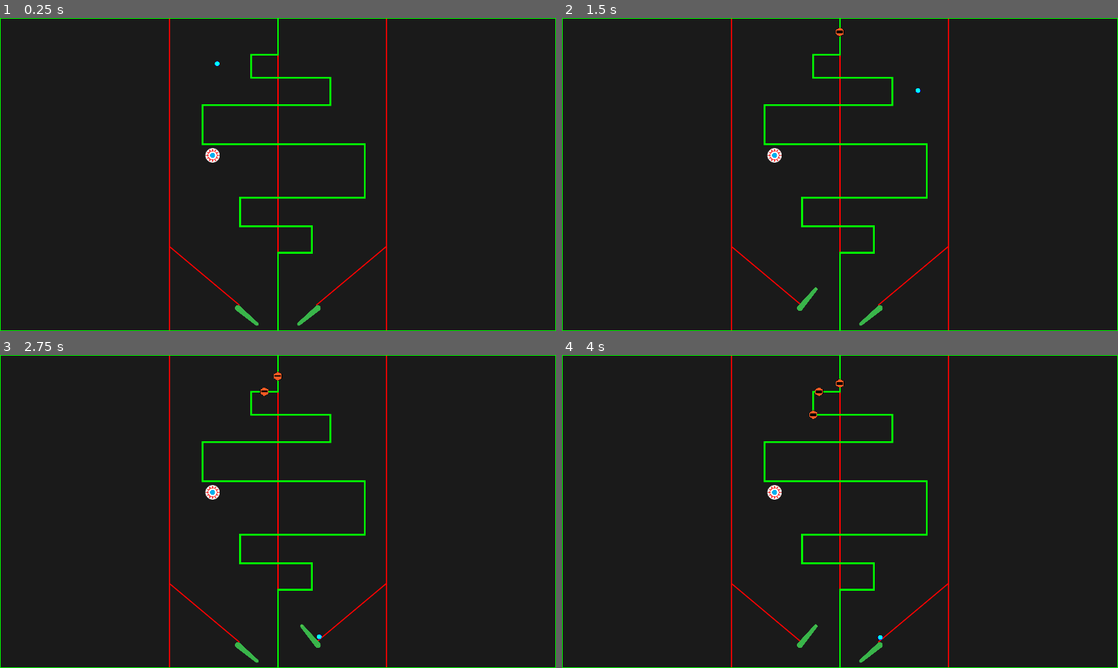
Above: before the commit, frames 1-4 (two rows, left to right).
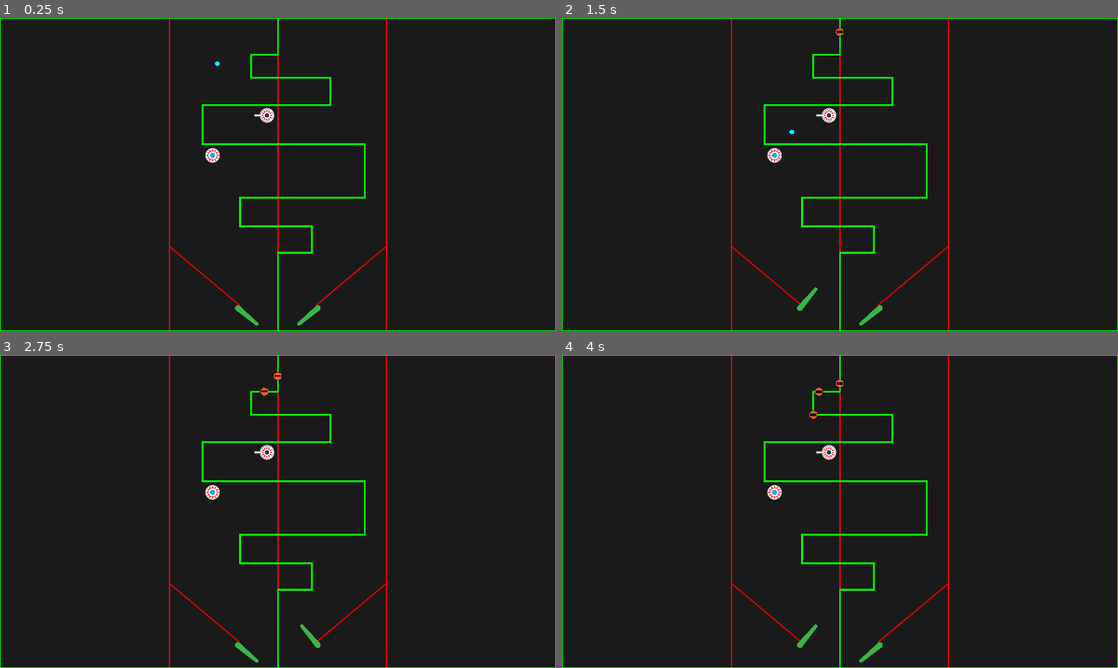
Above: after the commit, the same moments.

Repository: cxhuy/ptd
Game: Godot game, scene res://scenes/game.tscn
The game is run twice, just before and just after one commit, with the same random seed, the same clock (stepped at 60 frames per second) and the same inputs.
Inputs:
- Up to frame 1 (0.25 s): no input
- Up to frame 2 (1.5 s): tap Enter at 0.5 s; hold / (rightFlip) 0.53-1.28 s; hold Z (leftFlip) from 1.28 s (still down)
- Up to frame 3 (2.75 s): tap Space at 2 s; release Z (leftFlip) at 2.03 s; hold / (rightFlip) from 2.03 s (still down)
- Up to frame 4 (4 s): release / (rightFlip) at 3.53 s; hold Z (leftFlip) from 3.53 s (still down)

The runs differ from the first frame. In frame 1, 0.1% of the frame differs, in the area x 45-50%, y 28-34%; in frame 2, 0.1%, in the area x 40-65%, y 22-38%; in frame 3, 0.1%; in frame 4, 0.1%.

Commit message:
feat: add tower scene

Diff:
--- a/scenes/game.tscn
+++ b/scenes/game.tscn
@@ -7,6 +7,7 @@
 [ext_resource type="PackedScene" uid="uid://bhfj71qo8alo3" path="res://scenes/flipper/leftFlipper.tscn" id="3_mqu62"]
 [ext_resource type="PackedScene" uid="uid://blwg2kwssqdvp" path="res://scenes/environment/bumper.tscn" id="5_l2te3"]
 [ext_resource type="Script" path="res://scripts/enemy/enemySpawn.gd" id="6_ceuvg"]
+[ext_resource type="PackedScene" uid="uid://dmdvm8jdx2sl3" path="res://scenes/tower/tower.tscn" id="8_vrbsv"]
 
 [sub_resource type="PhysicsMaterial" id="PhysicsMaterial_u6bn6"]
 bounce = 0.1
@@ -86,4 +87,7 @@
 [node name="SpawnTimer" type="Timer" parent="Enemies"]
 autostart = true
 
+[node name="Tower" parent="." instance=ExtResource("8_vrbsv")]
+position = Vector2(922, 336)
+
 [connection signal="timeout" from="Enemies/SpawnTimer" to="Enemies" method="_on_spawn_timer_timeout"]
--- /dev/null
+++ b/scenes/tower/tower.tscn
@@ -0,0 +1,35 @@
+[gd_scene load_steps=6 format=3 uid="uid://dmdvm8jdx2sl3"]
+
+[ext_resource type="Texture2D" uid="uid://vv8dx6nj4b75" path="res://sprites/towers/basic_tower/base.svg" id="1_04dyi"]
+[ext_resource type="Texture2D" uid="uid://dg8tvkyrmwqix" path="res://sprites/towers/basic_tower/barrel.svg" id="2_md3l5"]
+[ext_resource type="Texture2D" uid="uid://b25lkiwisn31" path="res://sprites/towers/basic_tower/turret.svg" id="3_1b80j"]
+[ext_resource type="Texture2D" uid="uid://iu5snjhufk02" path="res://sprites/towers/basic_tower/default.svg" id="4_six8w"]
+
+[sub_resource type="CircleShape2D" id="CircleShape2D_8gnok"]
+radius = 25.0
+
+[node name="Tower" type="Node2D"]
+
+[node name="Base" type="RigidBody2D" parent="."]
+freeze = true
+freeze_mode = 1
+
+[node name="BaseSprite" type="Sprite2D" parent="Base"]
+scale = Vector2(0.2, 0.2)
+texture = ExtResource("1_04dyi")
+
+[node name="BaseCollision" type="CollisionShape2D" parent="Base"]
+shape = SubResource("CircleShape2D_8gnok")
+
+[node name="BarrelSprite" type="Sprite2D" parent="."]
+position = Vector2(-32, 0)
+scale = Vector2(0.2, 0.2)
+texture = ExtResource("2_md3l5")
+
+[node name="TurretSprite" type="Sprite2D" parent="."]
+scale = Vector2(0.2, 0.2)
+texture = ExtResource("3_1b80j")
+
+[node name="SwitchSprite" type="Sprite2D" parent="."]
+scale = Vector2(0.2, 0.2)
+texture = ExtResource("4_six8w")
--- /dev/null
+++ b/sprites/towers/basic_tower/barrel.svg
@@ -0,0 +1 @@
+<svg id="레이어_1" data-name="레이어 1" xmlns="http://www.w3.org/2000/svg" viewBox="0 0 124 43"><defs><style>.cls-1{fill:#f2f2f2;}.cls-2{fill:#727272;}</style></defs><rect class="cls-1" x="3" y="3" width="118" height="37"/><path class="cls-2" d="M118,6V37H6V6H118m6-6H0V43H124V0Z"/></svg>
--- /dev/null
+++ b/sprites/towers/basic_tower/base.svg
@@ -0,0 +1 @@
+<svg id="레이어_1" data-name="레이어 1" xmlns="http://www.w3.org/2000/svg" viewBox="0 0 256 256"><defs><style>.cls-1{fill:#f2f2f2;}.cls-2{fill:#727272;}</style></defs><circle class="cls-1" cx="128" cy="128" r="125"/><path class="cls-2" d="M128,6a122,122,0,0,1,86.27,208.27A122,122,0,0,1,41.73,41.73,121.22,121.22,0,0,1,128,6m0-6A128,128,0,1,0,256,128,128,128,0,0,0,128,0Z"/></svg>
--- /dev/null
+++ b/sprites/towers/basic_tower/collision.svg
@@ -0,0 +1 @@
+<svg id="레이어_1" data-name="레이어 1" xmlns="http://www.w3.org/2000/svg" viewBox="0 0 204 204"><defs><style>.cls-1{fill:#ff3f3f;}.cls-2{fill:#fff;}.cls-3{fill:#00b0f0;}</style></defs><polygon class="cls-1" points="102 0 118.13 41.79 153 13.66 146.08 57.92 190.34 51 162.21 85.87 204 102 162.21 118.13 190.34 153 146.08 146.08 153 190.34 118.13 162.21 102 204 85.87 162.21 51 190.34 57.92 146.08 13.66 153 41.79 118.13 0 102 41.79 85.87 13.66 51 57.92 57.92 51 13.66 85.87 41.79 102 0"/><circle class="cls-2" cx="102" cy="102" r="59"/><circle class="cls-3" cx="102" cy="102" r="37"/></svg>
--- /dev/null
+++ b/sprites/towers/basic_tower/default.svg
@@ -0,0 +1 @@
+<svg id="레이어_1" data-name="레이어 1" xmlns="http://www.w3.org/2000/svg" viewBox="0 0 204 204"><defs><style>.cls-1{fill:#ff3f3f;}.cls-2{fill:#fff;}.cls-3{fill:#203864;}</style></defs><polygon class="cls-1" points="102 0 118.13 41.79 153 13.66 146.08 57.92 190.34 51 162.21 85.87 204 102 162.21 118.13 190.34 153 146.08 146.08 153 190.34 118.13 162.21 102 204 85.87 162.21 51 190.34 57.92 146.08 13.66 153 41.79 118.13 0 102 41.79 85.87 13.66 51 57.92 57.92 51 13.66 85.87 41.79 102 0"/><circle class="cls-2" cx="102" cy="102" r="59"/><circle class="cls-3" cx="102" cy="102" r="37"/></svg>
--- /dev/null
+++ b/sprites/towers/basic_tower/turret.svg
@@ -0,0 +1 @@
+<svg id="레이어_1" data-name="레이어 1" xmlns="http://www.w3.org/2000/svg" viewBox="0 0 216 217"><defs><style>.cls-1{fill:#f2f2f2;stroke:#727272;stroke-miterlimit:10;stroke-width:6px;}</style></defs><path class="cls-1" d="M3.19,124.44v.38a105.51,105.51,0,1,0-.13-31.76v.43"/></svg>
Not shown: 1 places in scenes/game.tscn that only renumber resources
Not shown, added: sprites/towers/basic_tower/barrel.svg.import
Not shown, added: sprites/towers/basic_tower/base.svg.import
Not shown, added: sprites/towers/basic_tower/collision.svg.import
Not shown, added: sprites/towers/basic_tower/default.svg.import
Not shown, added: sprites/towers/basic_tower/turret.svg.import
